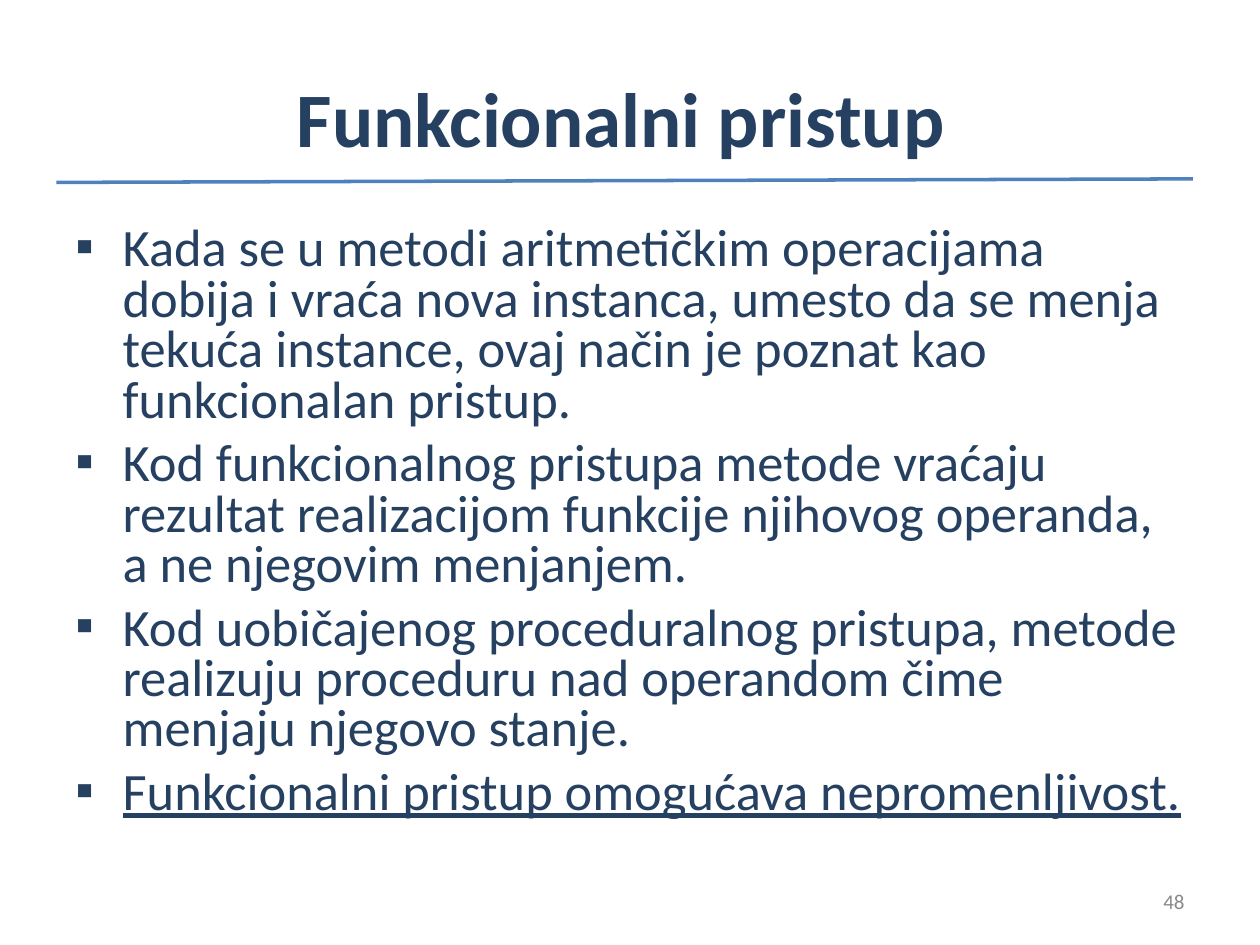
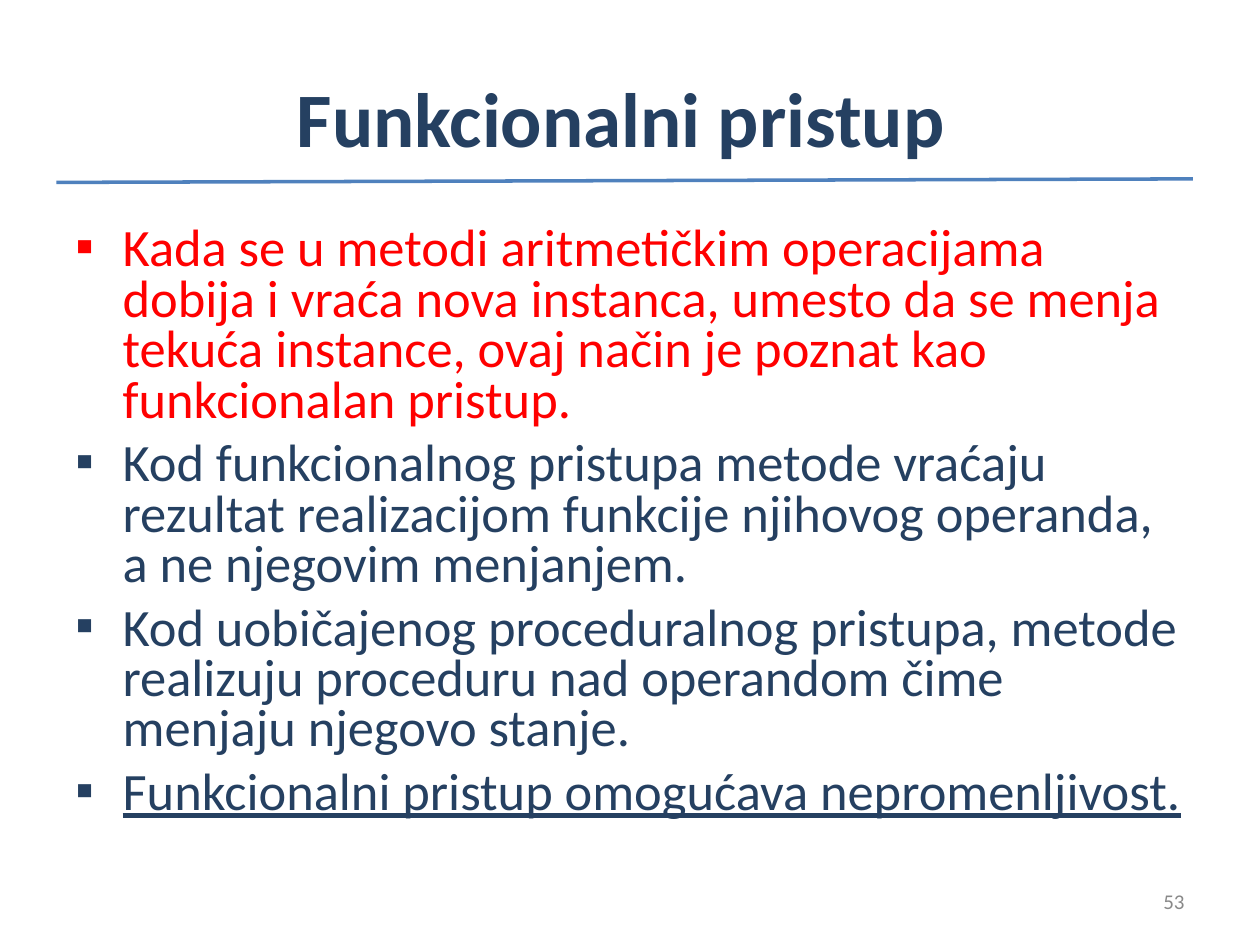
Before and after one commit to nndjov/oop2, a slide deck: slide 53 of 1_Izvrsavanja/1_IzvrsavanjePrograma.ppt (slide 48 before the commit). Drawn at 1260x945 pixels with LibreOffice and Linux fonts; fonts in the diff are those of the drawing. Boxes give left, top, right and bottom in pixels: in the first picture for what was removed or moved away, otherwise in the second. Text is boxed around its words. In the diff, an @@ line names an element or a change of style, - is before the commit and + after.

```diff
--- a/1_Izvrsavanja/1_IzvrsavanjePrograma.ppt
+++ b/1_Izvrsavanja/1_IzvrsavanjePrograma.ppt
@@ text at (x1=123, y1=229, x2=1160, y2=427): text colour #254061 to #FF0000 in "Kada se u metodi aritmetičkim operacijama dobija ..."; bullet colour #254061 to #FF0000 @@
@@ page number at (x1=1163, y1=895, x2=1184, y2=909): text changed @@
-48
+53
```
Also in this commit, not shown: 8 other slides changed, 6 slides added, 1 slide removed.
